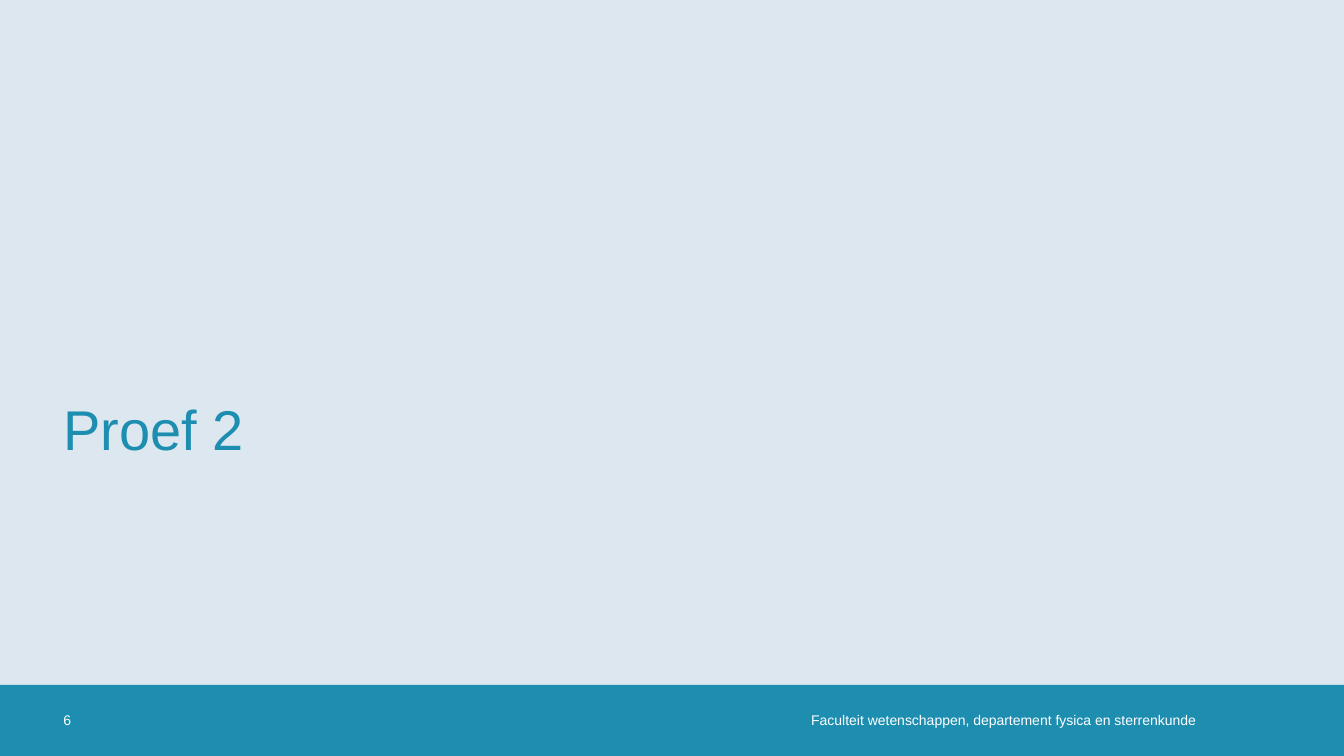
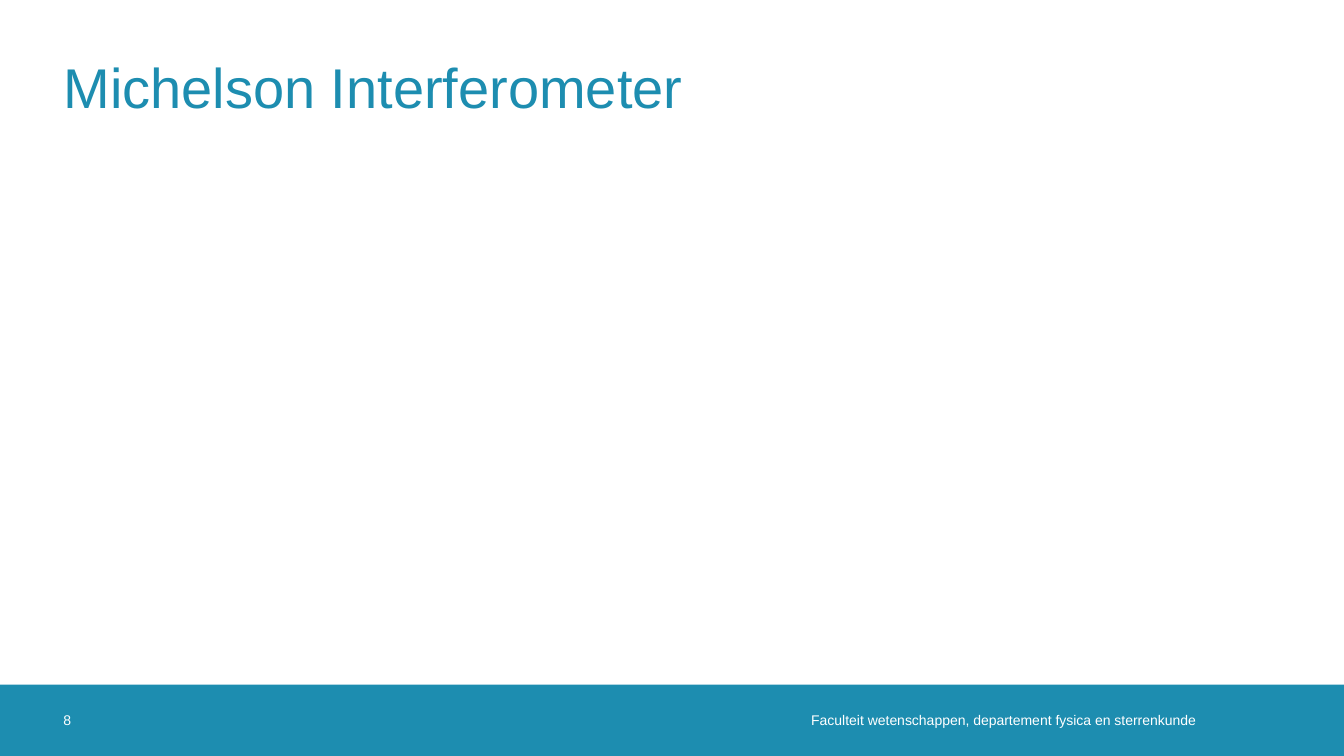
Before and after one commit to MathiMuts/Experimentele, a slide deck: slide 8 of Practicum13_(Advanced_2)/Geavanceerde-proeven.pptx (slide 6 before the commit). Drawn at 1344x756 pixels with LibreOffice and Linux fonts; fonts in the diff are those of the drawing; grey boxes stand for pictures; background and template pictures are left out. Boxes give left, top, right and bottom in pixels: in the first picture for what was removed or moved away, otherwise in the second. Text is boxed around its words. In the diff, an @@ line names an element or a change of style, - is before the commit and + after.

Commit message:
pptx proef 2

```diff
--- a/Practicum13_(Advanced_2)/Geavanceerde-proeven.pptx
+++ b/Practicum13_(Advanced_2)/Geavanceerde-proeven.pptx
@@ rectangle removed at <box>0,0,1344,685</box> @@
@@ title added at <box>63,67,682,109</box>, 40 pt, text #1D8DB0 @@
+Michelson Interferometer
@@ title removed at <box>63,409,244,451</box> @@
-Proef 2
@@ page number at <box>63,715,71,725</box>: text changed @@
-6
+8
```
Also in this commit, not shown: 2 other slides changed, 4 slides added.
